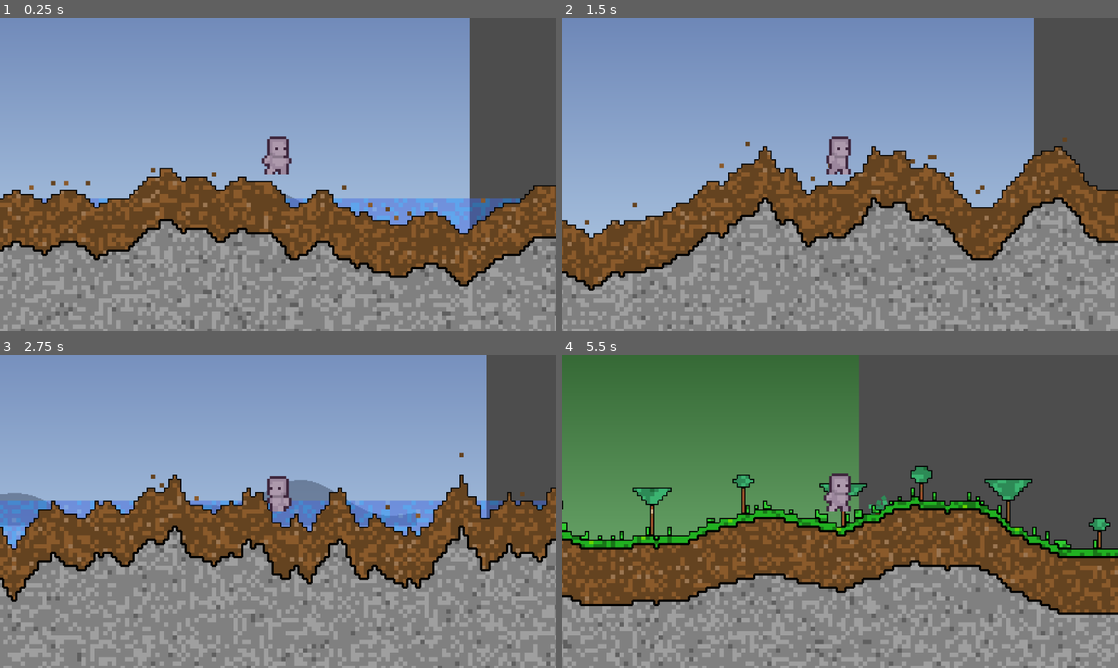
Above: before the commit, frames 1-4 (two rows, left to right).
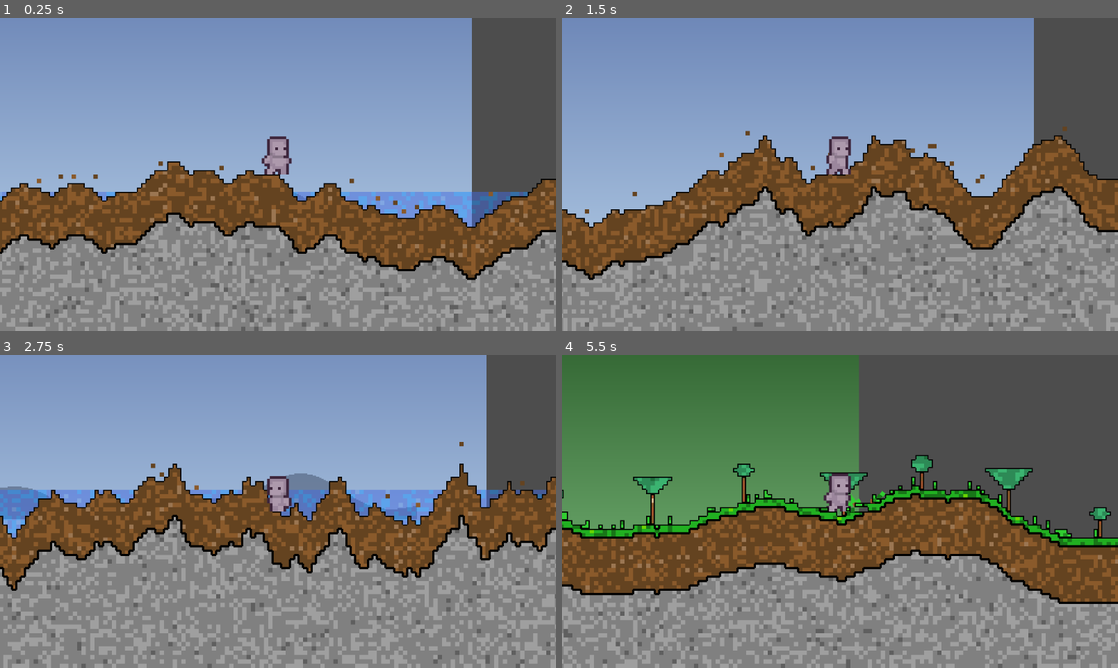
Above: after the commit, the same moments.

Repository: MessrsBrightside/pixel-mixel
Game: Godot game, scene res://scenes/main.tscn
Two runs of this game, one before a commit and one after it. Both use one fixed random seed, a clock stepped at 60 frames per second and the inputs below.
Inputs (mouse positions are in pixels of both pictures, inside the frame that each line leads up to):
- Up to frame 1 (0.25 s): no input
- Up to frame 2 (1.5 s): tap Enter (ui_accept) at 0.5, 0.77 s; move the mouse to (962, 158) at 0.52 s; hold Right (ui_right) from 0.53 s (still down); tap 1 at 0.6 s; click (962, 158) at 0.67 s; move the mouse to (728, 190) at 1.27 s; tap 2 at 1.35 s
- Up to frame 3 (2.75 s): tap Enter (ui_accept) at 1.52 s; move the mouse to (333, 442) at 2.02 s; release Right (ui_right) at 2.03 s; hold Left (ui_left) from 2.03 s (still down); tap 3 at 2.1 s
- Up to frame 4 (5.5 s): move the mouse to (812, 574) at 2.77 s; release Left (ui_left) at 2.78 s; hold Right (ui_right) 2.78-4.28 s; tap 4 at 2.85 s; click (812, 574) at 2.92 s; tap Enter (ui_accept) at 3.02, 3.77, 4.52 s; move the mouse to (1006, 558) at 3.52 s; tap 5 at 3.6 s; move the mouse to (673, 464) at 4.27 s; hold Left (ui_left) 4.28-5.03 s; tap 6 at 4.35 s; move the mouse to (867, 511) at 5.02 s; hold Right (ui_right) from 5.03 s (still down); tap 7 at 5.1 s; click (867, 511) at 5.17 s

The runs differ from the first frame. In frame 1, 24% of the frame differs, in the area x 0-100%, y 0-100%; in frame 2, 27%; in frame 3, 31%, in the area x 0-100%, y 27-100%; in frame 4, 31%.

Commit message:
Fix: shift collision shape up so bottom aligns with sprite feet

Diff:
--- a/scripts/player.gd
+++ b/scripts/player.gd
@@ -25,6 +25,7 @@
 	var rect := RectangleShape2D.new()
 	rect.size = Vector2(10, 20)
 	col_shape.shape = rect
+	col_shape.position = Vector2(0, -10)  # shift up so bottom of hitbox = node position
 	add_child(col_shape)
 
 	_idle_sprite = Sprite2D.new()
